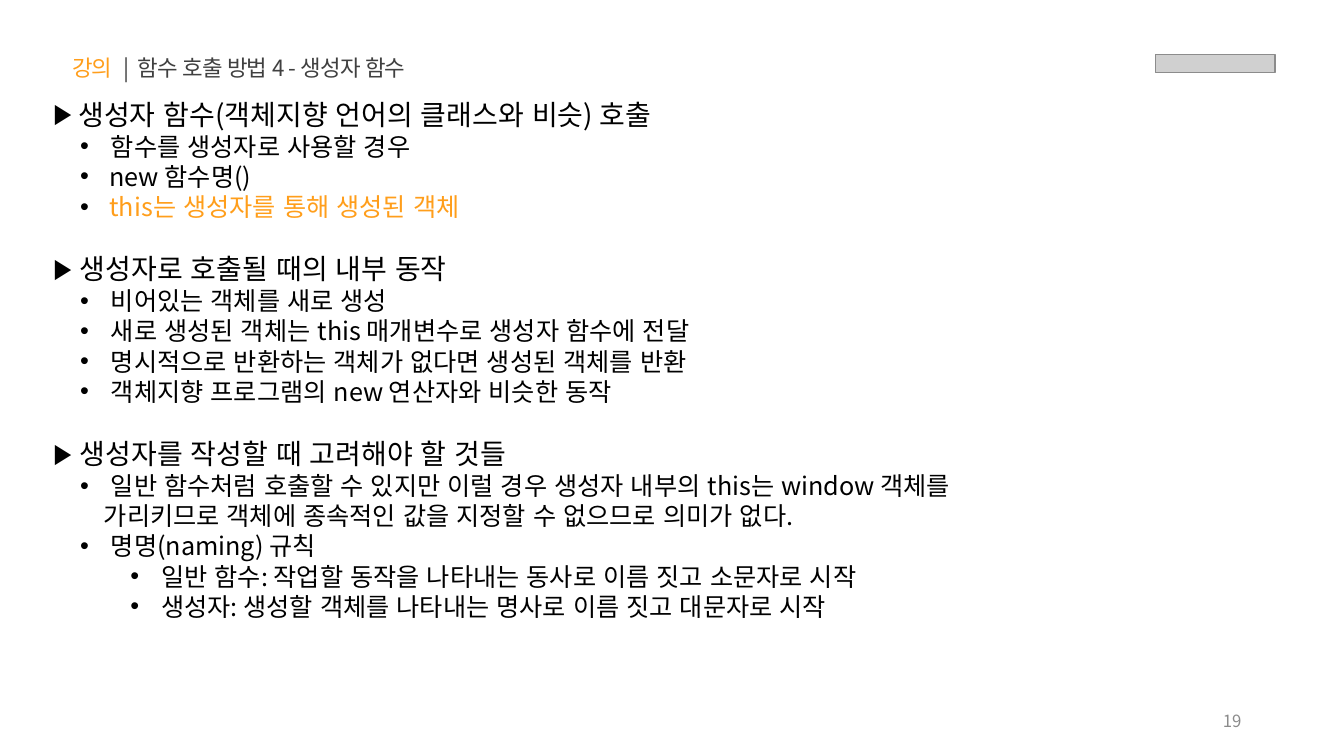
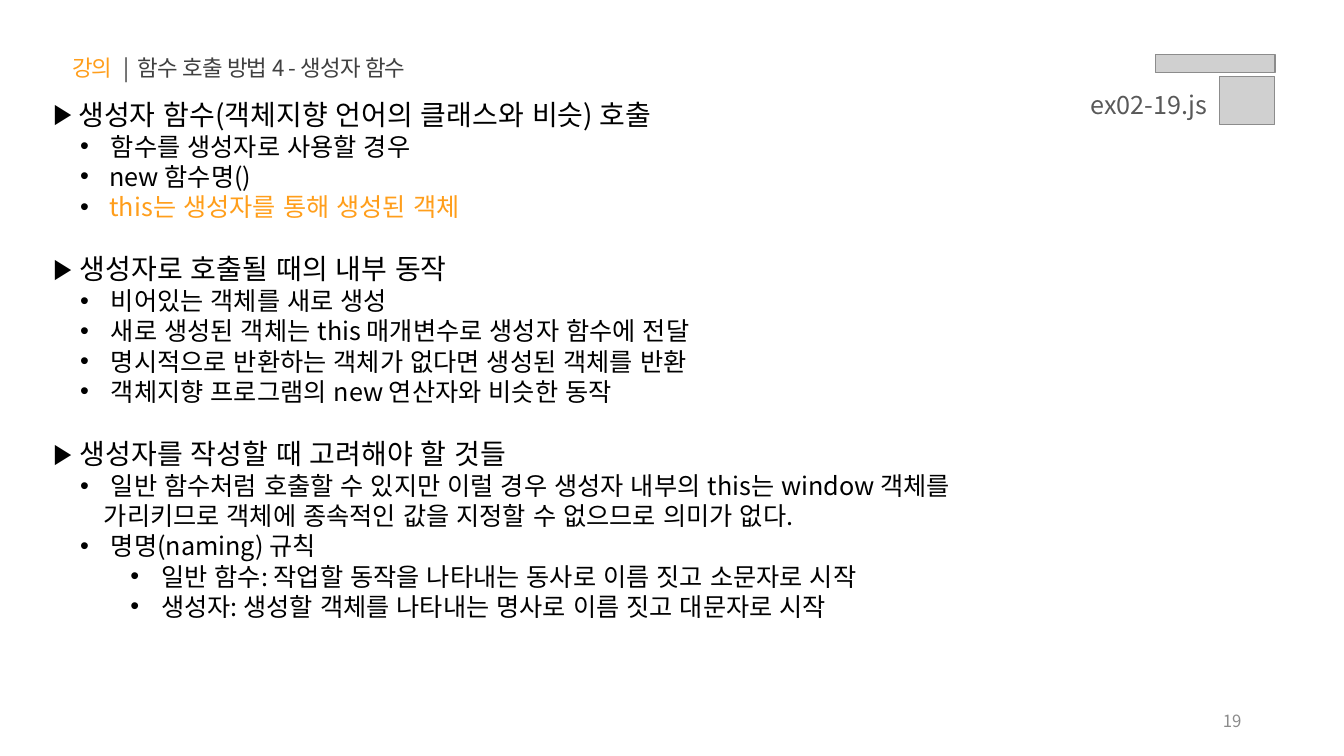
Before and after one commit to yebin-jeong/learn-js, a slide deck: slide 19 of PPT/02.자바스크립트 - 함수.pptx. Drawn at 1344x756 pixels with LibreOffice and Linux fonts; fonts in the diff are those of the drawing; grey boxes stand for pictures. Boxes give left, top, right and bottom in pixels: in the first picture for what was removed or moved away, otherwise in the second. Text is boxed around its words. In the diff, an @@ line names an element or a change of style, - is before the commit and + after.

```diff
--- a/PPT/02.자바스크립트 - 함수.pptx
+++ b/PPT/02.자바스크립트 - 함수.pptx
@@ picture added at (x1=1220, y1=77, x2=1275, y2=125) @@
@@ text added at (x1=1090, y1=94, x2=1207, y2=120), 18 pt, text #595959 @@
+ex02-19.js
```
Also in this commit, not shown: 8 other slides changed.
